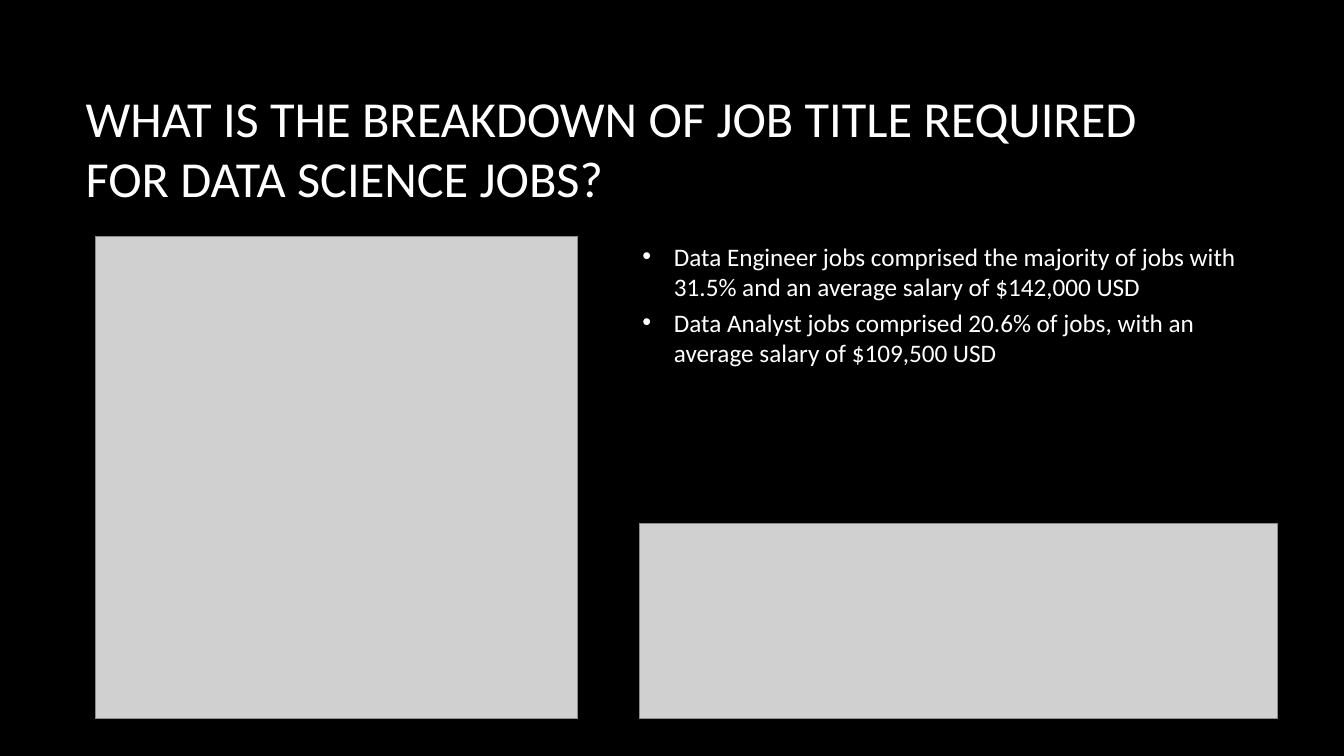
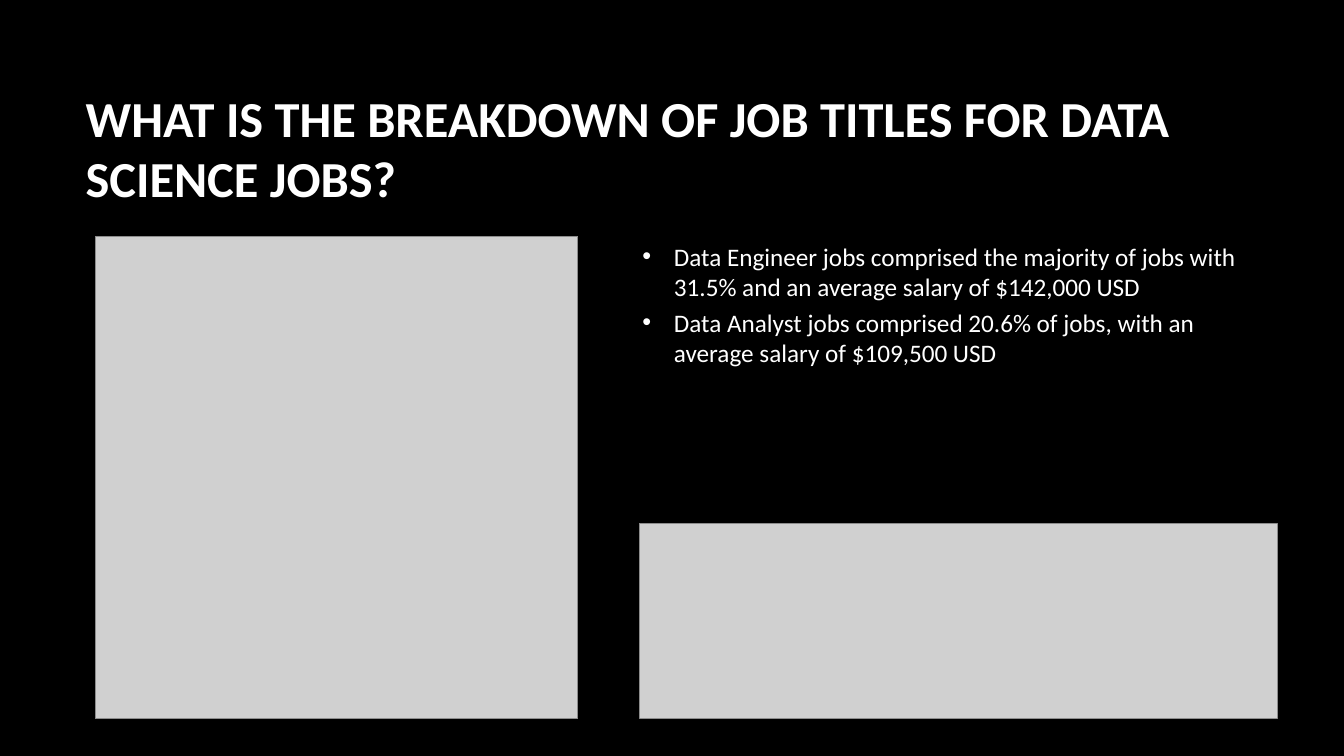
Before and after one commit to lathamlm/project-01, a slide deck: slide 8 of project_01_presentation.pptx (slide 7 before the commit). Drawn at 1344x756 pixels with LibreOffice and Linux fonts; fonts in the diff are those of the drawing; grey boxes stand for pictures; background and template pictures are left out. Boxes give left, top, right and bottom in pixels: in the first picture for what was removed or moved away, otherwise in the second. Text is boxed around its words. In the diff, an @@ line names an element or a change of style, - is before the commit and + after.

```diff
--- a/project_01_presentation.pptx
+++ b/project_01_presentation.pptx
@@ title at [86,104,1169,198]: text changed; bold on @@
-WHAT IS THE BREAKDOWN OF JOB TITLE REQUIRED FOR DATA SCIENCE JOBS?
+WHAT IS THE BREAKDOWN OF JOB TITLES FOR DATA SCIENCE JOBS?
```
Also in this commit, not shown: 7 other slides changed, 3 slides added, 1 slide removed, 3 other files.
